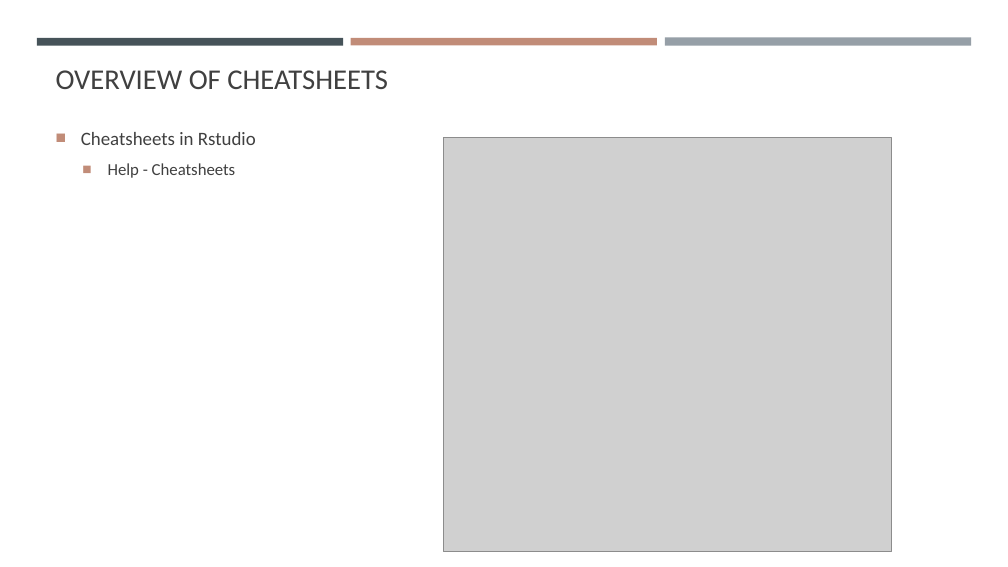
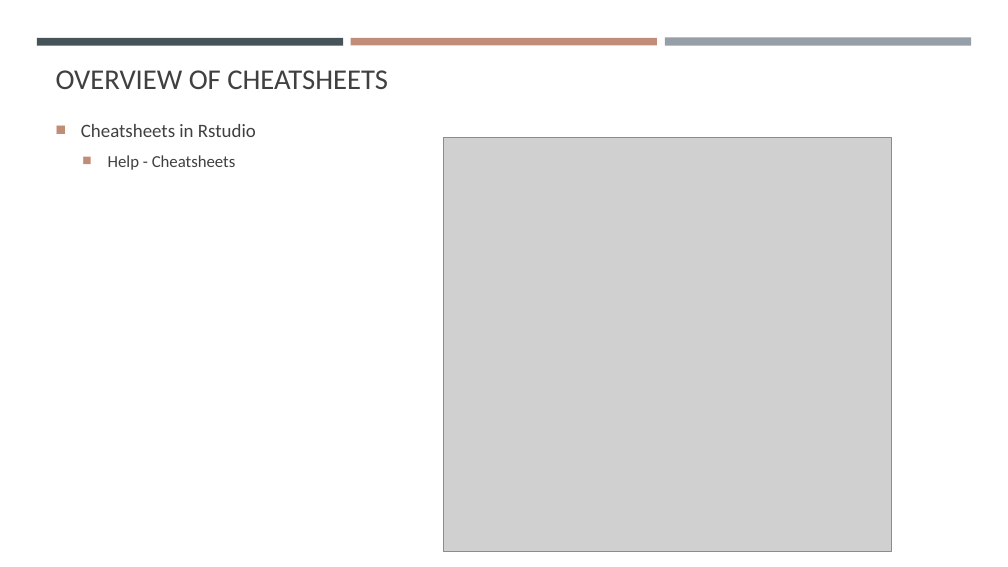
Before and after one commit to gisynw/geog-247, a slide deck: slide 11 of docs/Lectures/Week01/Week01_Intro.pptx. Drawn at 1008x567 pixels with LibreOffice and Linux fonts; fonts in the diff are those of the drawing; grey boxes stand for pictures. Boxes give left, top, right and bottom in pixels: in the first picture for what was removed or moved away, otherwise in the second. Text is boxed around its words. In the diff, an @@ line names an element or a change of style, - is before the commit and + after.

```diff
--- a/docs/Lectures/Week01/Week01_Intro.pptx
+++ b/docs/Lectures/Week01/Week01_Intro.pptx
@@ text "Cheatsheets in Rstudio": place and size @@
-text "Cheatsheets in Rstudio" at box(81, 132, 256, 178)
+text "Cheatsheets in Rstudio" at box(81, 124, 256, 170)
```
Also in this commit, not shown: 5 other slides changed, 2 slides added, 1 slide removed, 12 other files.
